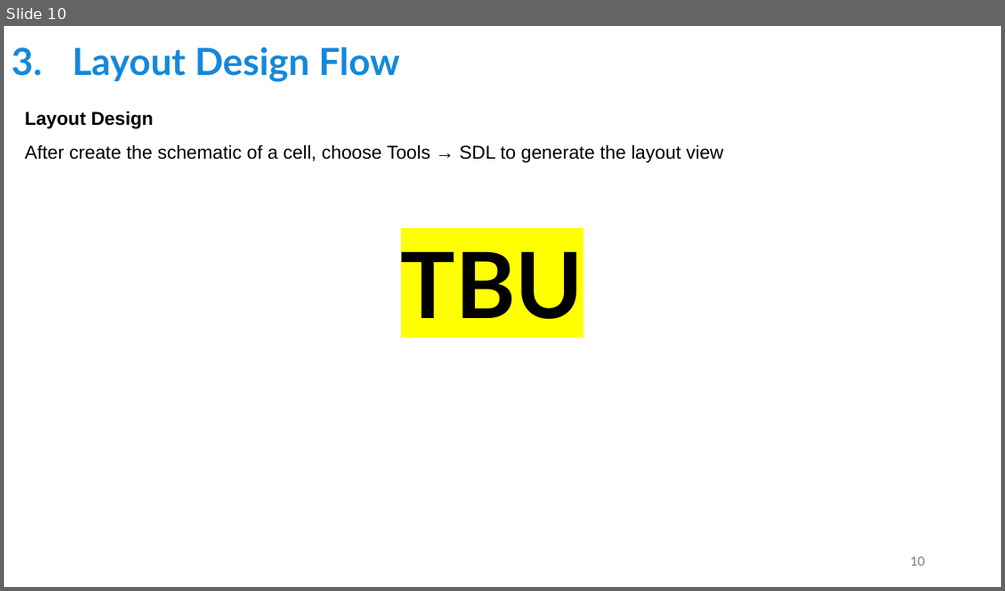
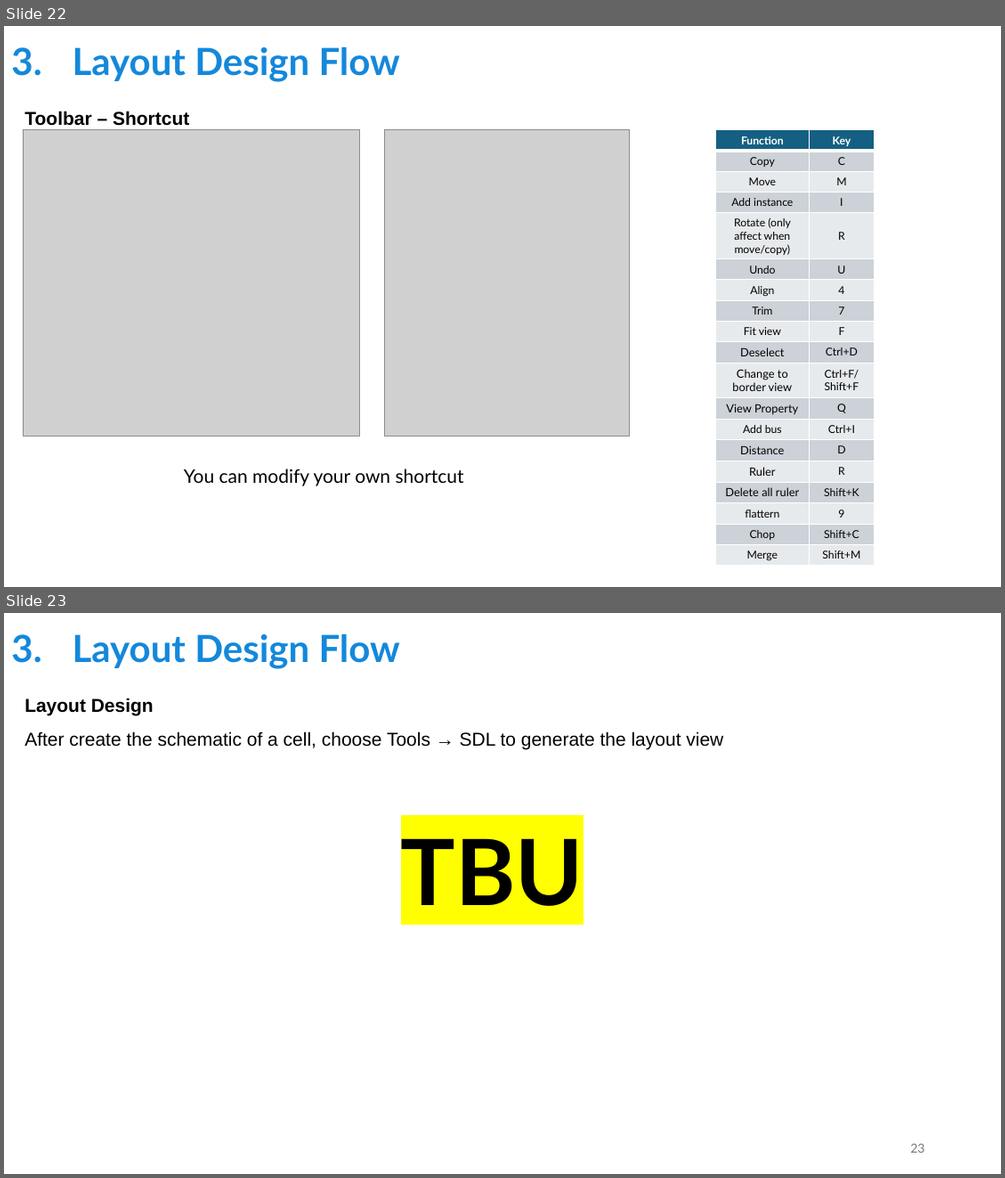
Before and after one commit to tien2032002/CC-Guideline, a slide deck: SYNOPSYS TOOLS GUIDELINES 1.pptx. Shown one above the other, each under a label of ours: slide 10 before the commit, slides 22 and 23 after it. The pictures are 1005x591 and 1005x1178 pixels, drawn with LibreOffice and Linux fonts; fonts in the diff are those of the drawing; grey boxes stand for pictures. Boxes give left, top, right and bottom in pixels: in the first picture for what was removed or moved away, otherwise in the second. Text is boxed around its words. In the diff, an @@ line names an element or a change of style, - is before the commit and + after.

Commit message:
update layout guideline

```diff
--- a/SYNOPSYS TOOLS GUIDELINES 1.pptx
+++ b/SYNOPSYS TOOLS GUIDELINES 1.pptx
@@ slide 22 added at bbox=[4, 26, 1001, 587], background #FFFFFF @@
@@ title added at bbox=[73, 46, 400, 82], 36 pt, text #1488DB, bold @@
+3. Layout Design Flow
@@ picture added at bbox=[24, 130, 360, 435] @@
@@ text added at bbox=[24, 111, 189, 126], 18 pt, text #000000, bold @@
+Toolbar – Shortcut
@@ picture added at bbox=[385, 130, 629, 435] @@
@@ table added at bbox=[716, 130, 874, 564], 19 rows, 2 columns @@
+Function | Key
+Copy | C
+Move | M
+Add instance | I
+Rotate (only affect when move/copy) | R
+Undo | U
+Align | 4
+Trim | 7
+Fit view | F
+Deselect | Ctrl+D
+Change to border view | Ctrl+F/Shift+F
+View Property | Q
+Add bus | Ctrl+I
+Distance | D
+Ruler | R
+Delete all ruler | Shift+K
+flattern | 9
+Chop | Shift+C
+Merge | Shift+M
@@ text added at bbox=[184, 468, 464, 486], 18 pt, text #000000 @@
+You can modify your own shortcut
@@ what was slide 10 is now slide 23 @@
@@ page number at bbox=[910, 1143, 924, 1152]: text changed @@
-10
+23
```
Also in this commit, not shown: 12 other slides added.
